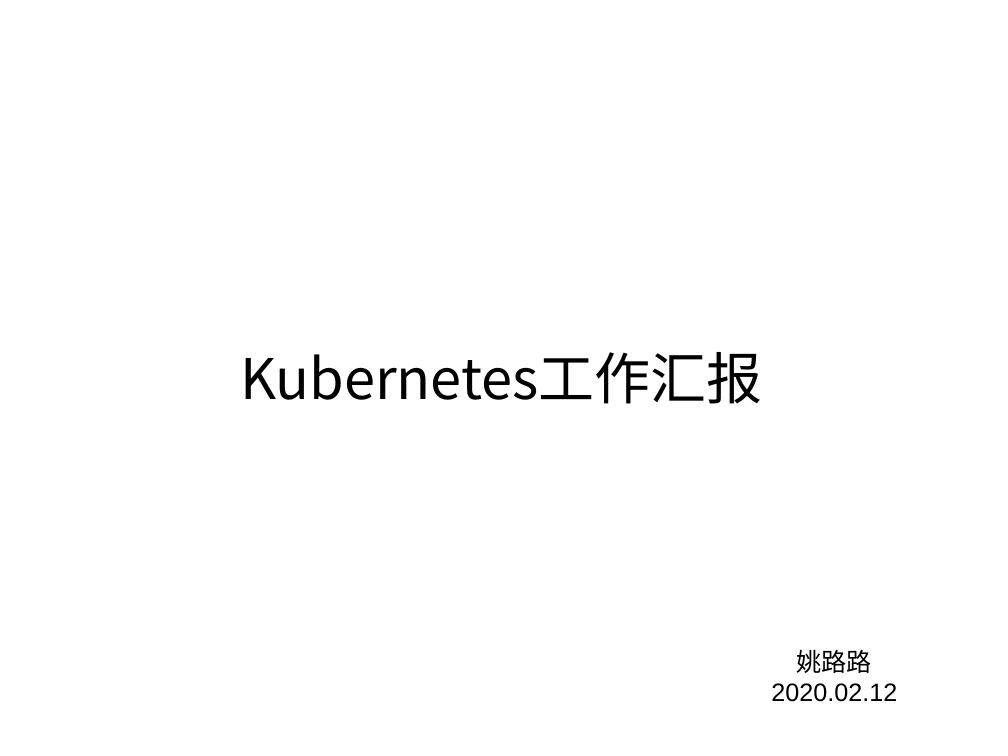
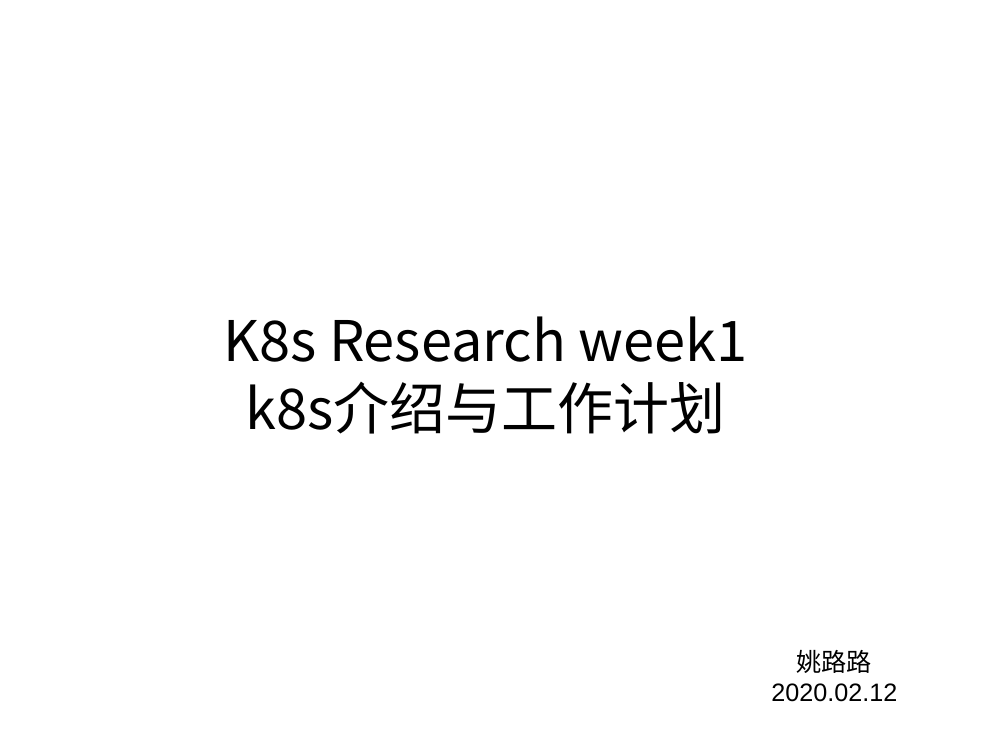
Before and after one commit to csluluyao/k8s_research, a slide deck: slide 1 of k8s_week1.pptx. Drawn at 1008x756 pixels with LibreOffice and Linux fonts; fonts in the diff are those of the drawing. Boxes give left, top, right and bottom in pixels: in the first picture for what was removed or moved away, otherwise in the second. Text is boxed around its words. In the diff, an @@ line names an element or a change of style, - is before the commit and + after.

Commit message:
add k8s-v1.17.0 source code and update week1-ppt

```diff
--- a/k8s_week1.pptx
+++ b/k8s_week1.pptx
@@ text at <box>223,316,748,434</box>: text changed @@
-Kubernetes工作汇报
+K8s Research week1
+k8s介绍与工作计划
```
Also in this commit, not shown: 8 other slides changed, 6 slides added, 2 slides removed, 2 other files.
